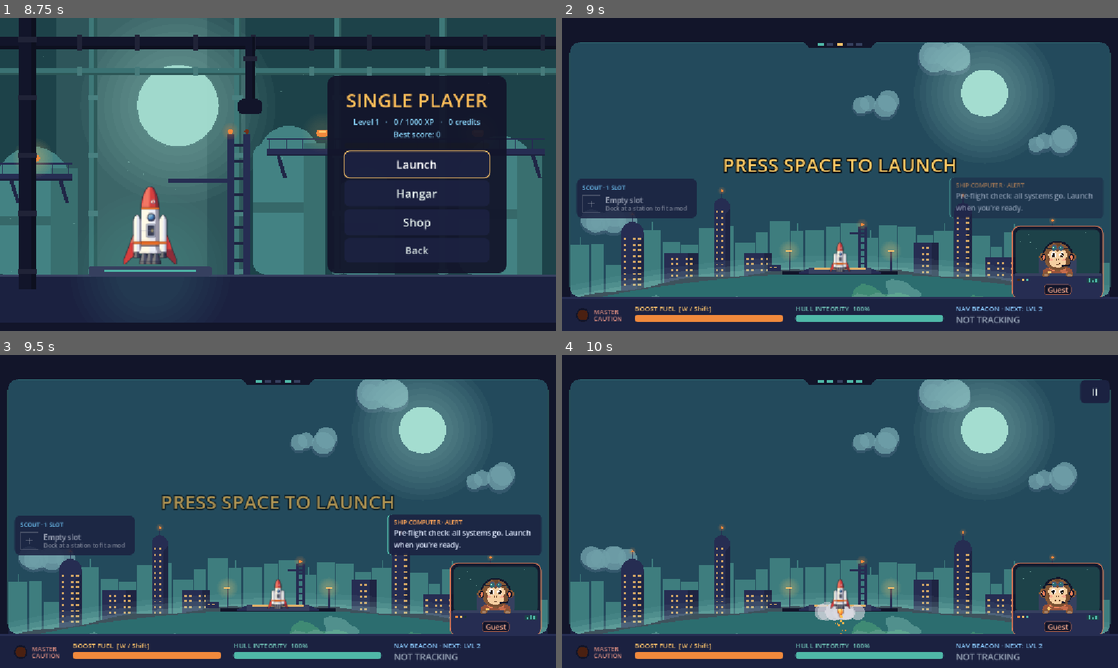
Above: before the commit, frames 1-4 (two rows, left to right).
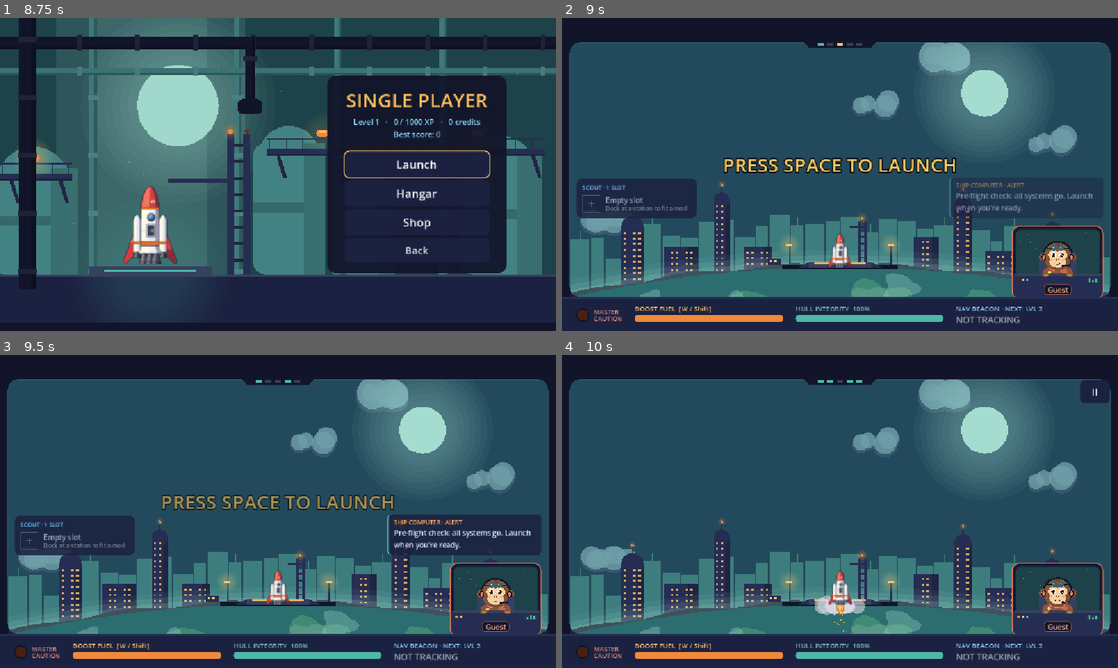
Above: after the commit, the same moments.

Repository: lukebelden/rocket-race
Game: Godot game, scene res://game.tscn
The game is run twice, just before and just after one commit, with the same random seed, the same clock (stepped at 60 frames per second) and the same inputs.
Inputs (mouse positions are in pixels of both pictures, inside the frame that each line leads up to):
- Up to frame 1 (8.75 s): click (316, 133) at 0.52 s; type "12" at 0.6 s; click (316, 155) at 0.75 s; type "12" at 0.83 s; click (316, 180) at 0.98 s; type "12" at 1.07 s; click "Play as Guest" at 1.25 s; click (177, 133) at 2.02 s; click (244, 133) at 2.77 s; click (311, 133) at 3.52 s; click (378, 133) at 4.27 s; click (211, 230) at 5.02 s; click (278, 230) at 5.77 s; click (344, 230) at 6.52 s; click "Let's Fly as Monkey!" at 7.25 s; click "Single Player" at 8 s
- Up to frame 2 (9 s): click "Launch" at 8.75 s
- Up to frame 3 (9.5 s): no input
- Up to frame 4 (10 s): tap Space (missile) at 9.5 s; move the mouse to (962, 495) at 9.52 s; hold Right (ui_right) from 9.53 s (still down); hold Space (missile) from 9.53 s (still down); click (962, 495) at 9.67 s

Frame 1 is identical in both runs. In frame 2, 5.4% of the frame differs, in the area x 1-99%, y 52-90%; in frame 3, 5.4%; in frame 4, 5.7%.

Commit message:
Bigger ship in flight (1.6x), slightly smaller missiles
Co-Authored-By: Claude Opus 5.5 <noreply@anthropic.com>

Diff:
--- a/game.gd
+++ b/game.gd
@@ -5,7 +5,7 @@
 const Station := preload("res://station.gd")
 const Rocket := preload("res://rocket.gd")
 ## How big the player's rocket is drawn in flight (on top of the ship type's own size).
-const ROCKET_SCALE := 1.35
+const ROCKET_SCALE := 1.6
 const PlanetNode := preload("res://planet.gd")
 const StarLayer := preload("res://star_layer.gd")
 const ModInfo := preload("res://mods.gd")
@@ -2959,8 +2959,8 @@
 			draw_polyline(trail, Color(1, 0.7, 0.35, 0.45), 3.0)
 		var vel: Vector2 = m["vel"]
 		draw_set_transform(m["pos"], vel.angle() + PI / 2.0)
-		draw_colored_polygon(PackedVector2Array([Vector2(-2.5, 12.5), Vector2(2.5, 12.5), Vector2(0, 22 + randf() * 6)]), Color(1, 0.7, 0.25))
-		Rocket.draw_missile(self, Vector2.ZERO, 1.3)
+		draw_colored_polygon(PackedVector2Array([Vector2(-2.2, 11), Vector2(2.2, 11), Vector2(0, 20 + randf() * 6)]), Color(1, 0.7, 0.25))
+		Rocket.draw_missile(self, Vector2.ZERO, 1.15)
 	draw_set_transform(Vector2.ZERO)
 
 
--- a/rocket.gd
+++ b/rocket.gd
@@ -64,7 +64,7 @@
 }
 const CORE_HALF := 31.0
 ## Missiles mounted on the rocket (smaller than the ones in flight).
-const MISSILE_SIZE := 0.62
+const MISSILE_SIZE := 0.52
 const NOZ_HALF := 36.0
 const NOSE_ROW := 8
 const WINDOW_ROW := 112
